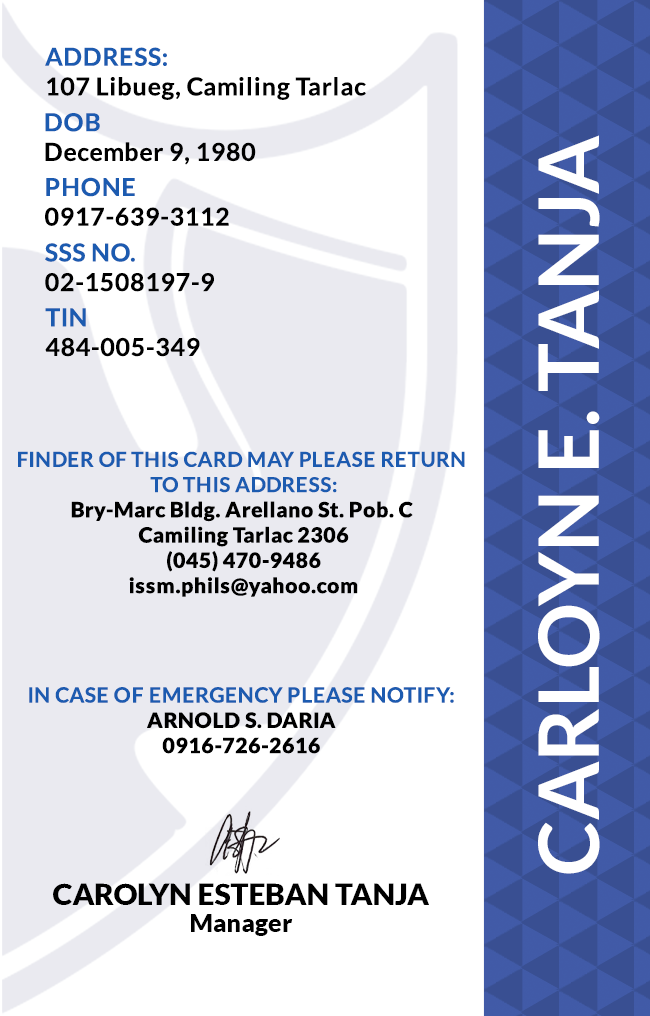
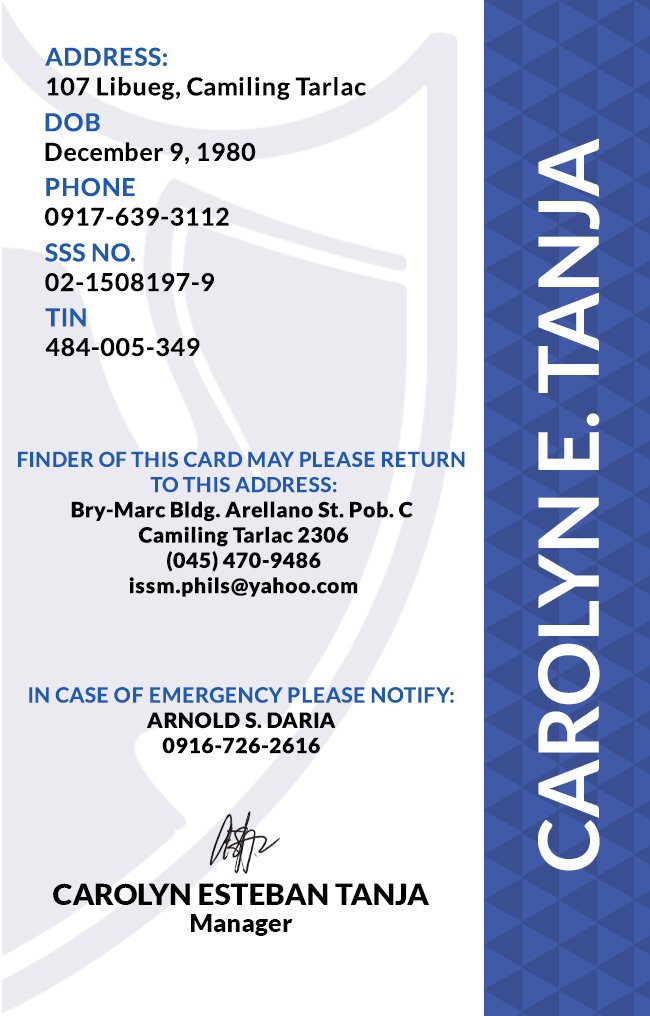
Before/after of a 650 × 1016 layered artwork. What changed in the layer stack:
renamed "CARLOYN E. TANJA" to "CAROLYN E. TANJA", painted on it over left=538, top=135, right=600, bottom=874
